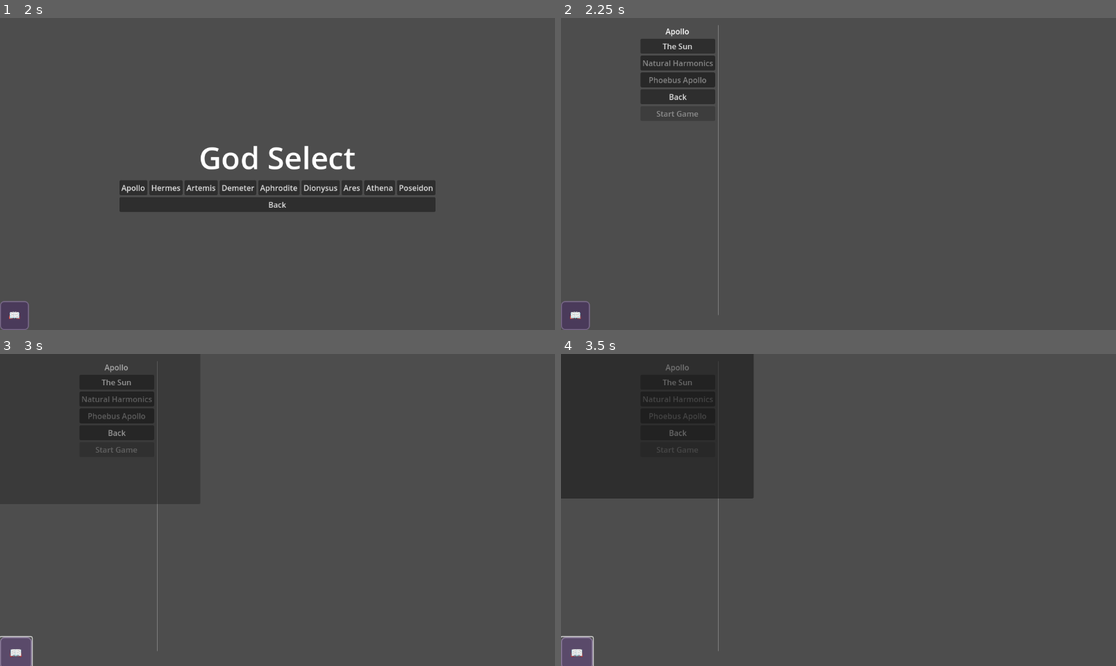
Above: before the commit, frames 1-4 (two rows, left to right).
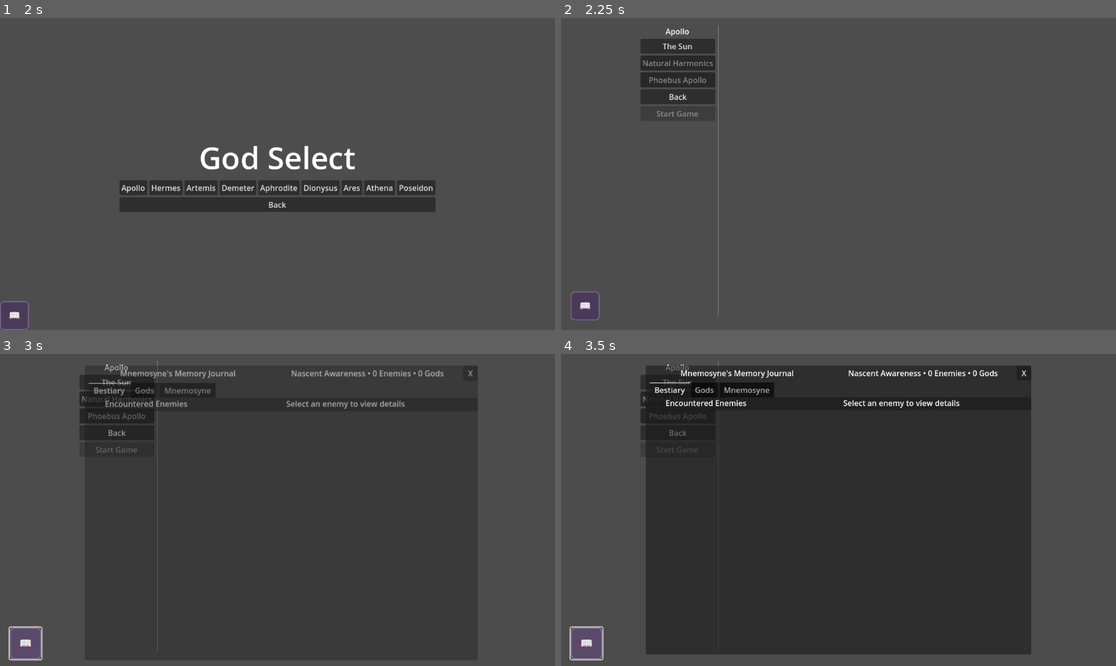
Above: after the commit, the same moments.

Repository: leslieharding/Mnemosyne
Game: Godot game, scene res://Scenes/MainMenu.tscn
The game is run twice, just before and just after one commit, with the same random seed, the same clock (stepped at 60 frames per second) and the same inputs.
Inputs:
- Up to frame 1 (2 s): click "New Game" at 0.5 s; click "New Game" at 1.25 s
- Up to frame 2 (2.25 s): click "Apollo" at 2 s
- Up to frame 3 (3 s): click "📖" at 2.75 s
- Up to frame 4 (3.5 s): no input

Frame 1 is identical in both runs. In frame 2, 0.2% of the frame differs, in the area x 0-8%, y 87-100%; in frame 3, 3.7%; in frame 4, 65%, in the area x 0-85%, y 0-100%.

Commit message:
journal open/close working here

Diff:
--- a/Scripts/apollo.gd
+++ b/Scripts/apollo.gd
@@ -43,6 +43,9 @@
 		# Create the journal button
 		journal_button = preload("res://Scenes/JournalButton.tscn").instantiate()
 		canvas_layer.add_child(journal_button)
+
+		journal_button.position = Vector2(20, get_viewport().get_visible_rect().size.y - 80)
+		journal_button.size = Vector2(60, 60)
 
 		print("Apollo: Journal button added with CanvasLayer")
 
--- a/Scripts/apollo_game.gd
+++ b/Scripts/apollo_game.gd
@@ -88,6 +88,9 @@
 		# Create the journal button
 		journal_button = preload("res://Scenes/JournalButton.tscn").instantiate()
 		canvas_layer.add_child(journal_button)
+
+		journal_button.position = Vector2(20, get_viewport().get_visible_rect().size.y - 80)
+		journal_button.size = Vector2(60, 60)
 
 		print("Apollo Game: Journal button added with CanvasLayer")
 
--- a/Scripts/journal_button.gd
+++ b/Scripts/journal_button.gd
@@ -89,9 +89,23 @@
 func _on_journal_button_pressed():
 	# Create journal if it doesn't exist
 	if not journal_instance:
+		# Create a dedicated CanvasLayer for the journal to ensure proper positioning
+		var journal_canvas = CanvasLayer.new()
+		journal_canvas.layer = 50  # Higher than button layer to be on top
+		journal_canvas.name = "JournalCanvas"
+		get_tree().current_scene.add_child(journal_canvas)
+
+		# Create the journal and add it to the dedicated canvas layer
 		journal_instance = preload("res://Scenes/MemoryJournal.tscn").instantiate()
-		get_tree().current_scene.add_child(journal_instance)
+		journal_canvas.add_child(journal_instance)
 		journal_instance.journal_closed.connect(_on_journal_closed)
+
+		# Force the journal to fill the entire screen
+		journal_instance.set_anchors_and_offsets_preset(Control.PRESET_FULL_RECT)
+		journal_instance.position = Vector2.ZERO
+		journal_instance.size = get_viewport().get_visible_rect().size
+
+		print("Journal created with dedicated CanvasLayer at position: ", journal_instance.position, " size: ", journal_instance.size)
 
 	# Show journal
 	journal_instance.show_journal()
@@ -100,8 +114,12 @@
 	hide_notification()
 
 func _on_journal_closed():
-	# Journal was closed, could update state here
-	pass
+	# Clean up the journal and its canvas layer when closed
+	if journal_instance:
+		var journal_canvas = journal_instance.get_parent()
+		if journal_canvas and journal_canvas.name == "JournalCanvas":
+			journal_canvas.queue_free()
+		journal_instance = null
 
 func _on_mouse_entered():
 	# Hover animation
--- a/Scripts/run_map.gd
+++ b/Scripts/run_map.gd
@@ -56,6 +56,9 @@
 		# Create the journal button
 		journal_button = preload("res://Scenes/JournalButton.tscn").instantiate()
 		canvas_layer.add_child(journal_button)
+
+		journal_button.position = Vector2(20, get_viewport().get_visible_rect().size.y - 80)
+		journal_button.size = Vector2(60, 60)
 
 		print("Run Map: Journal button added with CanvasLayer")
 
